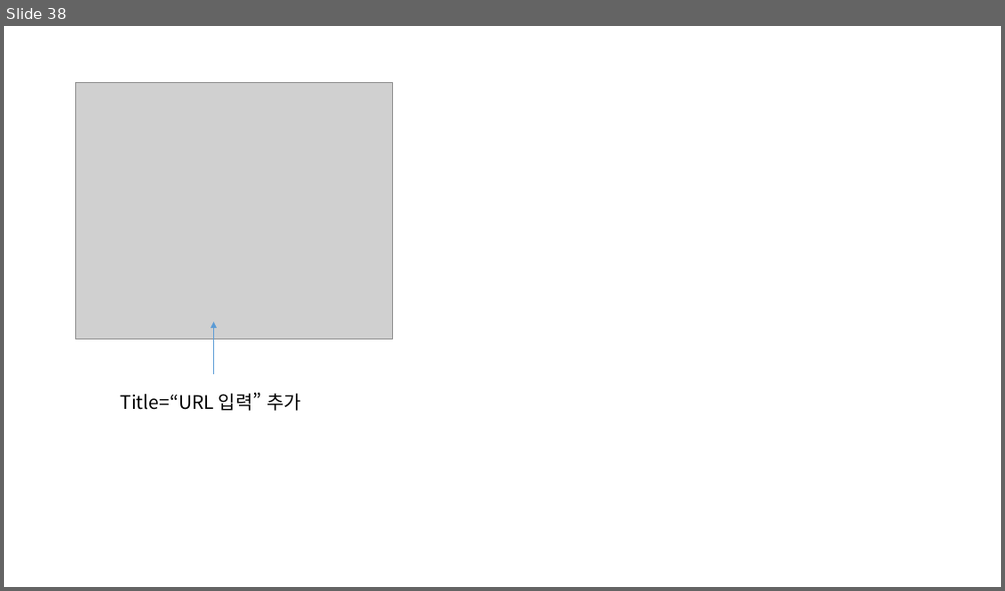
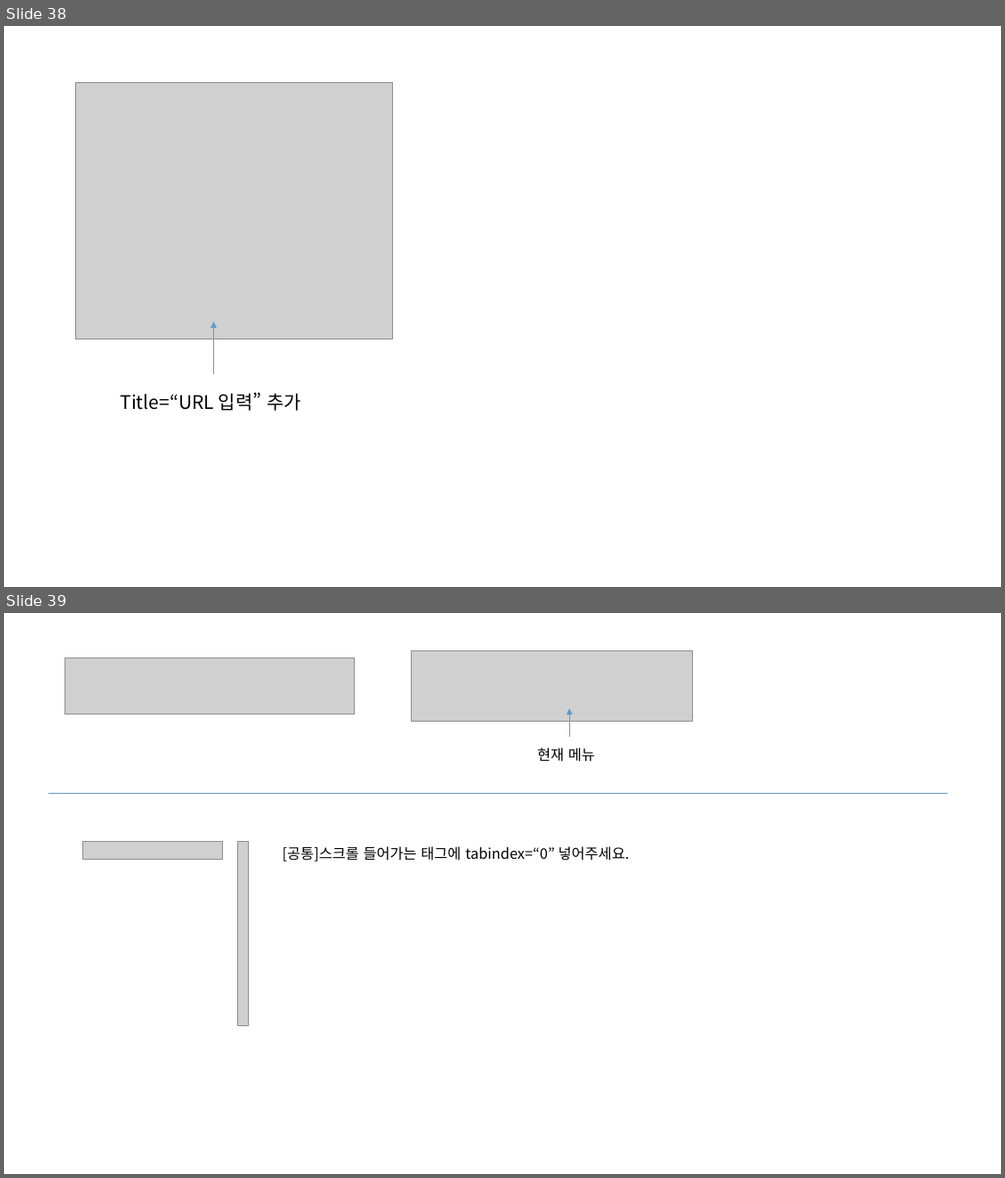
Before and after one commit to jeoungGyy/sejong, a slide deck: ppt/웹접근성 오류 체크(운영).pptx. Shown one above the other, each under a label of ours: slide 38 before the commit, slides 38 and 39 after it. The pictures are 1005x591 and 1005x1178 pixels, drawn with LibreOffice and Linux fonts; fonts in the diff are those of the drawing; grey boxes stand for pictures. Boxes give left, top, right and bottom in pixels: in the first picture for what was removed or moved away, otherwise in the second. Text is boxed around its words. In the diff, an @@ line names an element or a change of style, - is before the commit and + after.

```diff
--- a/ppt/웹접근성 오류 체크(운영).pptx
+++ b/ppt/웹접근성 오류 체크(운영).pptx
@@ slide 39 added at bbox=[4, 613, 1001, 1174], background #FFFFFF @@
@@ picture added at bbox=[65, 657, 354, 714] @@
@@ picture added at bbox=[411, 650, 693, 721] @@
@@ arrow added from (569, 737) to (569, 709), #5B9BD5 0.5 pt @@
@@ text added at bbox=[537, 747, 595, 762], 14 pt, text #000000 @@
+현재 메뉴
@@ line added from (48, 793) to (947, 793), #5B9BD5 0.5 pt @@
@@ picture added at bbox=[82, 841, 223, 859] @@
@@ picture added at bbox=[238, 841, 248, 1026] @@
@@ text added at bbox=[283, 846, 630, 861], 14 pt, text #000000 @@
+[공통]스크롤 들어가는 태그에 tabindex=“0” 넣어주세요.
```
Also in this commit, not shown: 1 other slide added, 6 other files.
